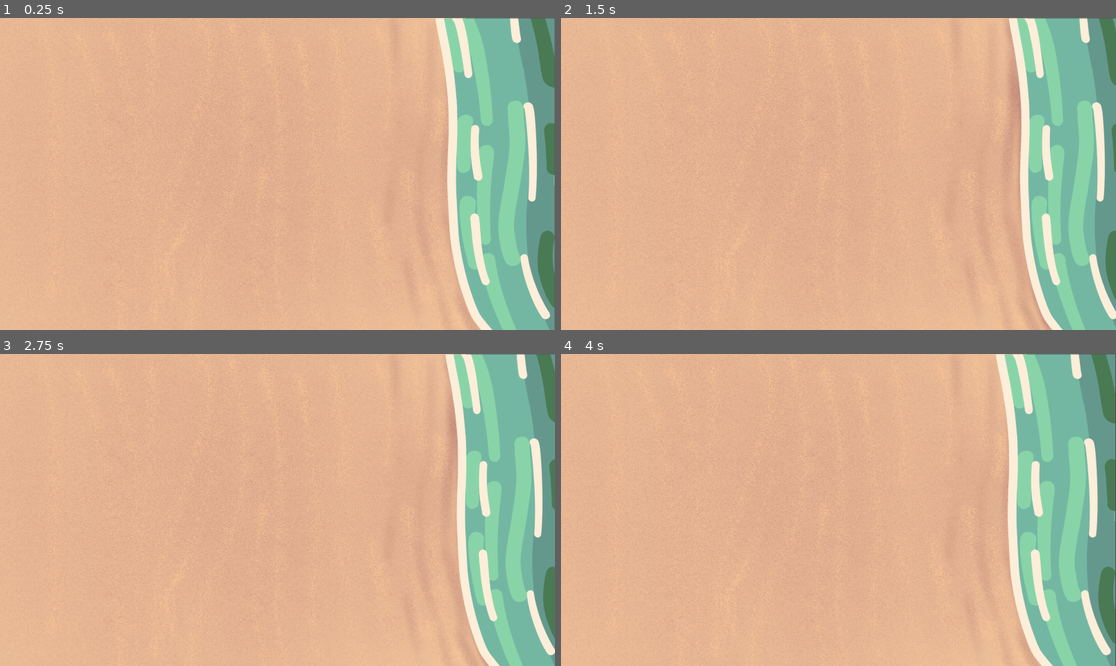
Above: before the commit, frames 1-4 (two rows, left to right).
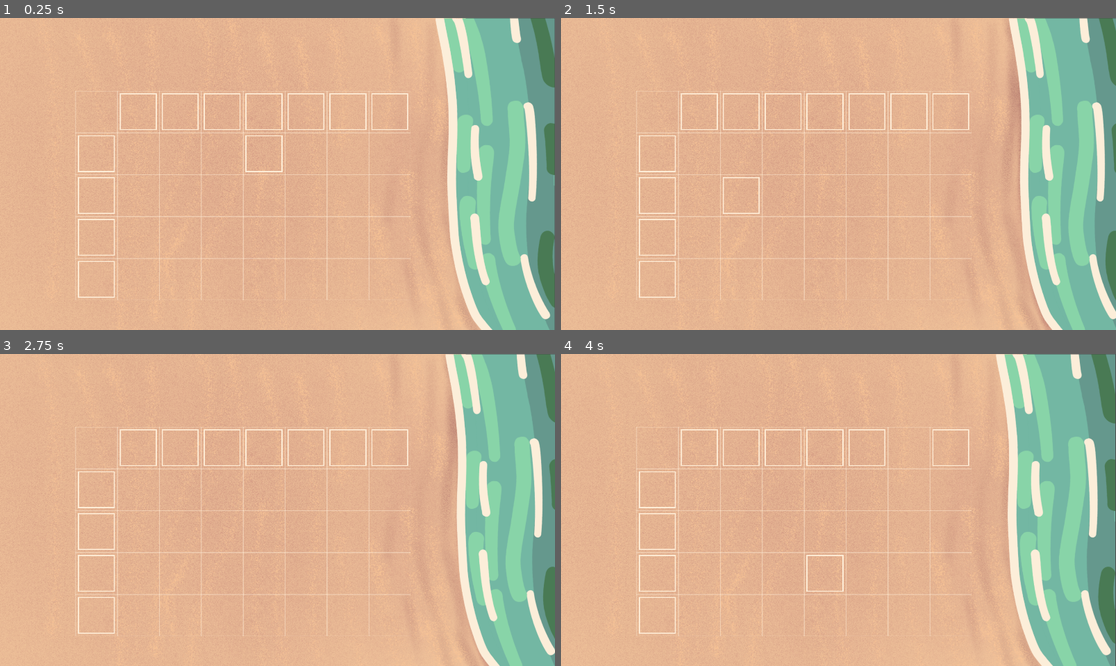
Above: after the commit, the same moments.

Repository: vanilla-10110/ComfySummerJam
Game: Godot game, scene res://Main_Scene.tscn
The game is run twice, just before and just after one commit, with the same random seed, the same clock (stepped at 60 frames per second) and the same inputs.
Inputs (mouse positions are in pixels of both pictures, inside the frame that each line leads up to):
- Up to frame 1 (0.25 s): no input
- Up to frame 2 (1.5 s): move the mouse to (960, 158) at 0.52 s; move the mouse to (727, 189) at 1.27 s
- Up to frame 3 (2.75 s): move the mouse to (333, 441) at 2.02 s
- Up to frame 4 (4 s): move the mouse to (810, 572) at 2.77 s; move the mouse to (1005, 556) at 3.52 s

The runs differ from the first frame. In frame 1, 2.2% of the frame differs, in the area x 13-74%, y 23-91%; in frame 2, 2.3%; in frame 3, 2.1%; in frame 4, 2.1%.

Commit message:
made the start of the main grid/ tilemap thingggy for building placment

Diff:
--- a/comfy-summer-jam/Main_Scene.tscn
+++ b/comfy-summer-jam/Main_Scene.tscn
@@ -1,9 +1,28 @@
-[gd_scene format=3 uid="uid://bd866pdx06h1o"]
+[gd_scene format=4 uid="uid://bd866pdx06h1o"]
 
 [ext_resource type="Texture2D" uid="uid://cb0pfmr3rxqy7" path="res://Sprites/Beach.png" id="1_tkmsp"]
 [ext_resource type="Texture2D" uid="uid://jh2dwsylpymc" path="res://Sprites/Ocean.png" id="2_5yw3w"]
 [ext_resource type="Script" uid="uid://d2v5qvb47nbfk" path="res://Scripts/ocean.gd" id="3_qtktj"]
 [ext_resource type="Script" uid="uid://c0rpxfs8be7mb" path="res://grid.gd" id="4_5yw3w"]
+[ext_resource type="Texture2D" uid="uid://o77hcnlyj0tr" path="res://Sprites/Grid.png" id="5_qtktj"]
+[ext_resource type="Texture2D" uid="uid://da8jwlmrda1oo" path="res://Sprites/Sprite-0002.png" id="6_lhke2"]
+[ext_resource type="Texture2D" uid="uid://n5ahsf28adnh" path="res://Sprites/tile_border.png" id="7_lhke2"]
+
+[sub_resource type="TileSetAtlasSource" id="TileSetAtlasSource_4ityq"]
+texture = ExtResource("6_lhke2")
+texture_region_size = Vector2i(145, 145)
+0:0/0 = 0
+
+[sub_resource type="TileSetAtlasSource" id="TileSetAtlasSource_wqxms"]
+texture = ExtResource("7_lhke2")
+texture_region_size = Vector2i(128, 128)
+0:0/0 = 0
+
+[sub_resource type="TileSet" id="TileSet_3qyon"]
+tile_size = Vector2i(145, 145)
+physics_layer_0/collision_layer = 1
+sources/1 = SubResource("TileSetAtlasSource_wqxms")
+sources/0 = SubResource("TileSetAtlasSource_4ityq")
 
 [node name="Main background" type="Node2D" unique_id=11799508]
 
@@ -24,3 +43,22 @@
 
 [node name="Grid" type="Node2D" parent="." unique_id=1992387374]
 script = ExtResource("4_5yw3w")
+
+[node name="Grid2" type="Sprite2D" parent="Grid" unique_id=319115800]
+visible = false
+position = Vector2(918, 593)
+scale = Vector2(0.865, 0.885)
+texture = ExtResource("5_qtktj")
+
+[node name="ground" type="TileMapLayer" parent="Grid" unique_id=455596519]
+position = Vector2(261, 252)
+tile_set = SubResource("TileSet_3qyon")
+rendering_quadrant_size = 128
+physics_quadrant_size = 128
+
+[node name="preview" type="TileMapLayer" parent="Grid" unique_id=259299044]
+position = Vector2(261, 252)
+tile_map_data = PackedByteArray("AAAAAAAAAQAAAAAAAAABAAAAAQAAAAAAAAACAAAAAQAAAAAAAAADAAAAAQAAAAAAAAAEAAAAAQAAAAAAAAAFAAAAAQAAAAAAAAAGAAAAAQAAAAAAAAAAAAEAAQAAAAAAAAAAAAIAAQAAAAAAAAAAAAMAAQAAAAAAAAAAAAQAAQAAAAAAAAAHAAAAAQAAAAAAAAA=")
+tile_set = SubResource("TileSet_3qyon")
+rendering_quadrant_size = 128
+physics_quadrant_size = 128
--- a/comfy-summer-jam/grid.gd
+++ b/comfy-summer-jam/grid.gd
@@ -1,11 +1,49 @@
 extends Node2D
 
-const TILE_SIZE: Vector2 = Vector2(16, 16)
-# Called when the node enters the scene tree for the first time.
-func _ready() -> void:
-	pass # Replace with function body.
+@onready var ground = $ground
+@onready var preview = $preview
+
+var selected_tile : Vector2i
+
+var select_mode : bool = false
+var preview_tile : Vector2i:
+	set(value):
+		if preview_tile == value:
+			return
+		preview.erase_cell(preview_tile)
+		preview_tile = value
+		preview.set_cell(value, 1, selected_tile)
 
 
-# Called every frame. 'delta' is the elapsed time since the previous frame.
+var GridSize_y = 5
+var GridSize_x = 8
+var Dic = {}
+
+func _ready() -> void:
+
+
+	for x in GridSize_x:
+		for y in GridSize_y:
+			Dic[str(Vector2(x,y))] = {
+				"Type": "buildable_tile"
+			}
+
+			ground.set_cell(Vector2(x, y), 0, Vector2i(0,0), 0)
+	print(Dic)
+
+	select_mode = true
+
+
+
+
+func snap_pos(global_pos: Vector2) -> Vector2i:
+	var local_pos = ground.to_local(global_pos)
+	var tile_pos = ground.local_to_map(local_pos)
+
+	return tile_pos
+
 func _process(delta: float) -> void:
-	pass
+	var working_space = ground.get_used_cells()
+	var working_tile = get_global_mouse_position()
+	if select_mode and working_space.has(snap_pos(get_global_mouse_position())):
+		preview_tile = snap_pos(get_global_mouse_position())
--- /dev/null
+++ b/comfy-summer-jam/tile_map_layer.gd
@@ -0,0 +1,29 @@
+extends TileMapLayer
+
+
+var GridSize_y = 5
+var GridSize_x = 8
+var Dic = {}
+
+func _ready() -> void:
+
+
+	for x in GridSize_x:
+		for y in GridSize_y:
+			Dic[str(Vector2(x,y))] = {
+				"Type": "buildable_tile"
+			}
+
+			set_cell(Vector2(x, y), 0, Vector2i(0,0), 0)
+	print(Dic)
+
+
+func _process(delta: float) -> void:
+	var tile = local_to_map(get_global_mouse_position())
+
+	for x in GridSize_x:
+		for y in GridSize_y:
+			erase_cell(1, Vector2(x,y))
+
+	if Dic.has(str(tile)):
+		set_cell(tile, 1, Vector2i(0,0), 0)
Binary file added: comfy-summer-jam/Sprites/Sprite-0002.png
Not shown, added: comfy-summer-jam/Sprites/Sprite-0002.png.import
Binary file added: comfy-summer-jam/Sprites/Tile.png
Not shown, added: comfy-summer-jam/Sprites/Tile.png.import
Binary file added: comfy-summer-jam/Sprites/tile_border.png
Not shown, added: comfy-summer-jam/Sprites/tile_border.png.import
Not shown, added: comfy-summer-jam/export_presets.cfg
Not shown, added: comfy-summer-jam/tile_map_layer.gd.uid
Not shown, added: comfy-summer-jam/Main_Scene.tscn98592521842.tmp
Not shown, added: comfy-summer-jam/Main_Scene.tscn98596623439.tmp
